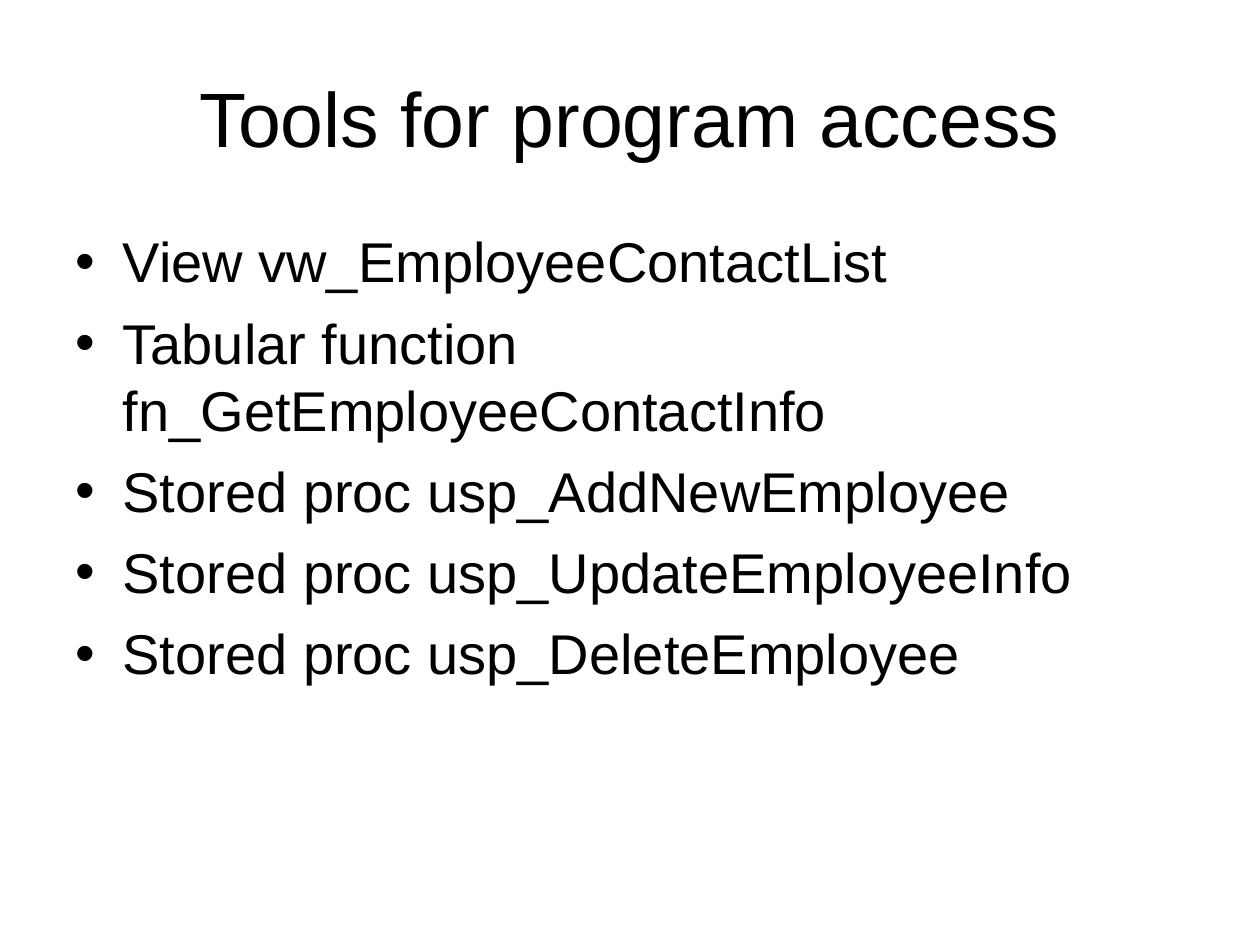
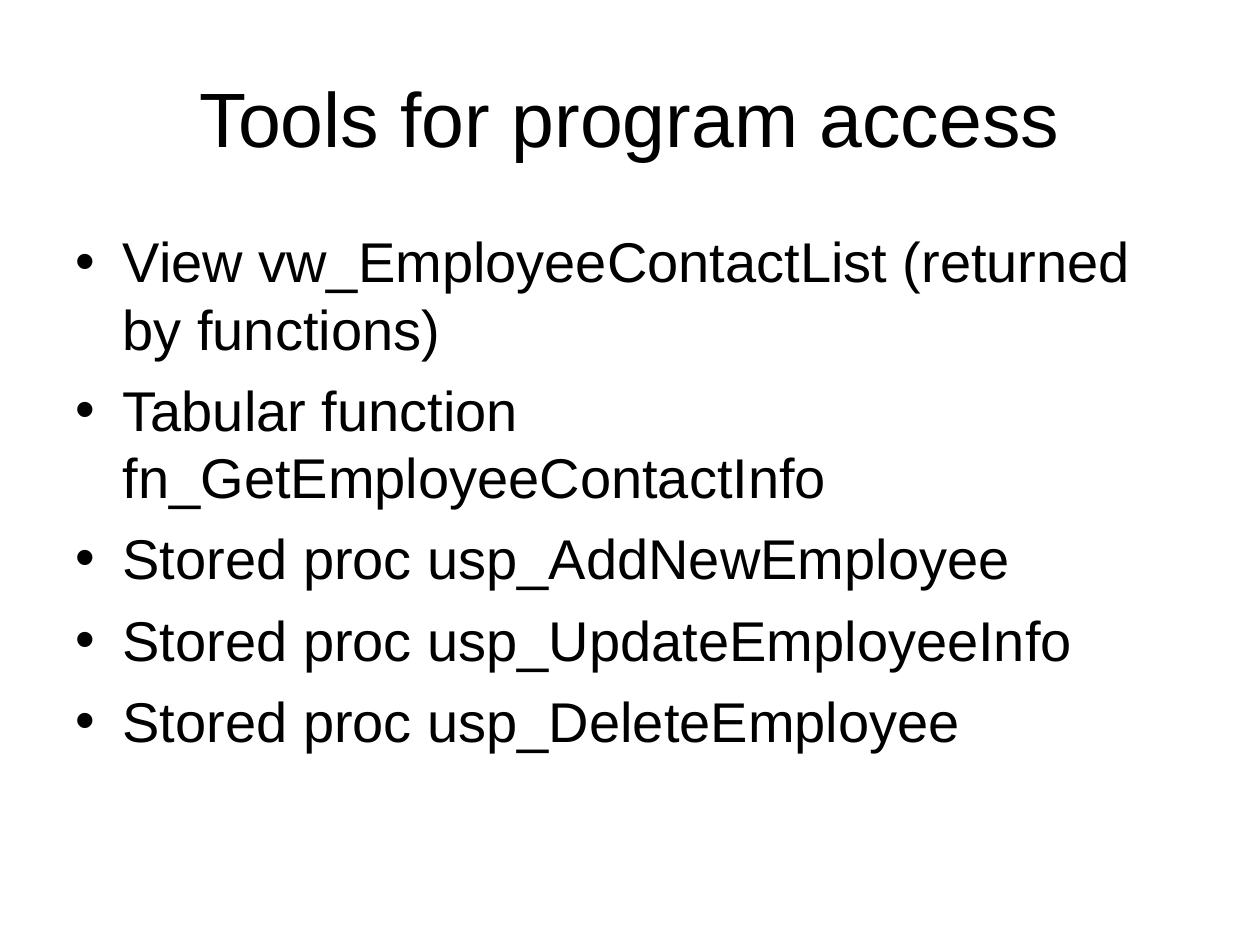
Before and after one commit to LIPHP/Employee-Contact-List, a slide deck: slide 15 of Docs/Using Microsoft SQL Server with PHP.ppt (slide 20 before the commit). Drawn at 1260x945 pixels with LibreOffice and Linux fonts; fonts in the diff are those of the drawing. Boxes give left, top, right and bottom in pixels: in the first picture for what was removed or moved away, otherwise in the second. Text is boxed around its words. In the diff, an @@ line names an element or a change of style, - is before the commit and + after.

```diff
--- a/Docs/Using Microsoft SQL Server with PHP.ppt
+++ b/Docs/Using Microsoft SQL Server with PHP.ppt
@@ text at [123, 241, 1130, 360]: text changed @@
-• View vw_EmployeeContactList
+• View vw_EmployeeContactList (returned by functions)
```
Also in this commit, not shown: 2 other slides changed, 2 slides added, 7 slides removed.
